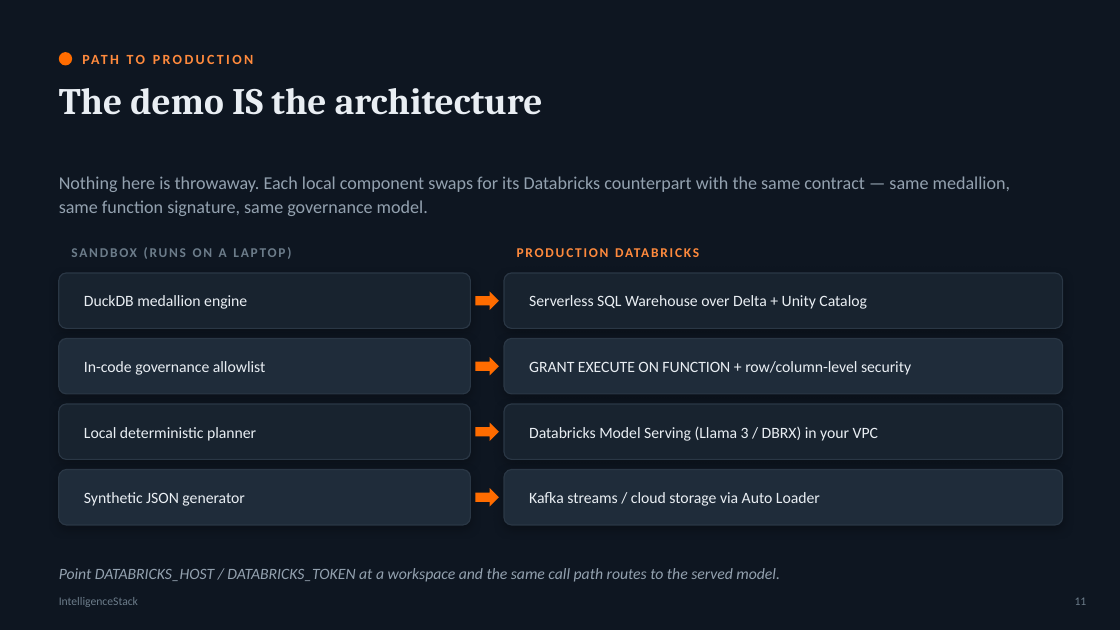
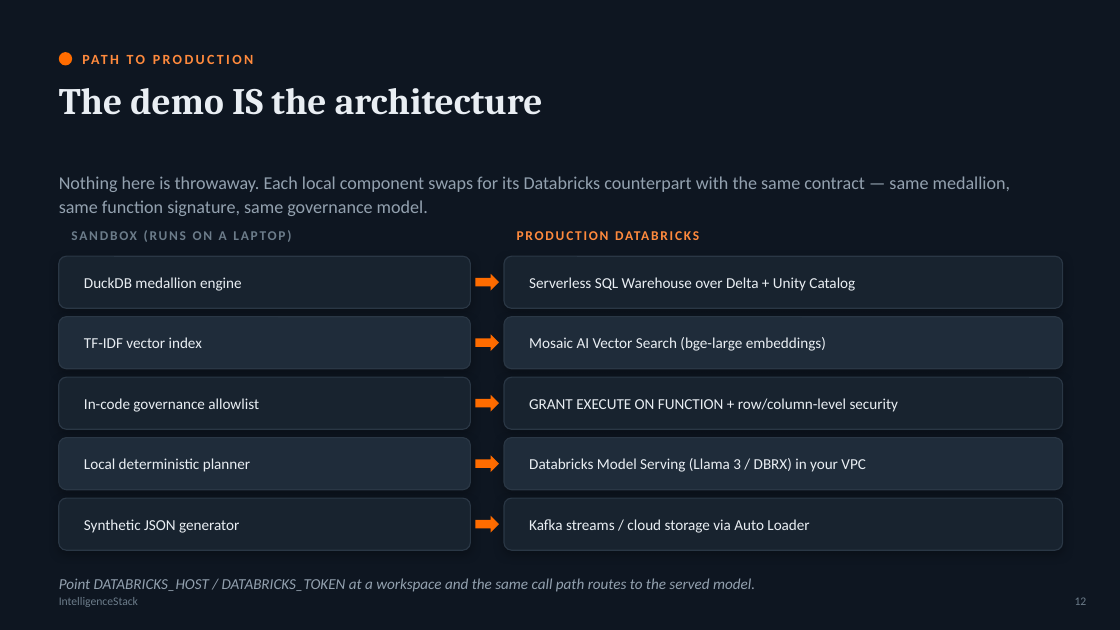
Before and after one commit to atharvvani464/IntelligenceStack, a slide deck: slide 12 of IntelligenceStack_Executive_Deck.pptx (slide 11 before the commit). Drawn at 1120x630 pixels with LibreOffice and Linux fonts; fonts in the diff are those of the drawing. Boxes give left, top, right and bottom in pixels: in the first picture for what was removed or moved away, otherwise in the second. Text is boxed around its words. In the diff, an @@ line names an element or a change of style, - is before the commit and + after.

```diff
--- a/IntelligenceStack_Executive_Deck.pptx
+++ b/IntelligenceStack_Executive_Deck.pptx
@@ text "SANDBOX (RUNS ON A LAPTOP)": place and size @@
-text "SANDBOX (RUNS ON A LAPTOP)" at bbox=[79, 248, 87, 257]
+text "SANDBOX (RUNS ON A LAPTOP)" at bbox=[79, 231, 87, 240]
@@ text "PRODUCTION DATABRICKS": place and size @@
-text "PRODUCTION DATABRICKS" at bbox=[517, 238, 1075, 267]
+text "PRODUCTION DATABRICKS" at bbox=[517, 221, 1075, 250]
@@ rounded rectangle: place and size @@
-rounded rectangle at bbox=[59, 273, 471, 329]
+rounded rectangle at bbox=[59, 256, 471, 308]
@@ text "DuckDB medallion engine": place and size @@
-text "DuckDB medallion engine" at bbox=[84, 295, 247, 309]
+text "DuckDB medallion engine" at bbox=[84, 277, 242, 291]
@@ rounded rectangle: place and size @@
-rounded rectangle at bbox=[504, 273, 1063, 329]
+rounded rectangle at bbox=[504, 256, 1063, 308]
@@ text "Serverless SQL Warehouse over Delta ...": place and size @@
-text "Serverless SQL Warehouse over Delta ..." at bbox=[529, 295, 867, 309]
+text "Serverless SQL Warehouse over Delta ..." at bbox=[529, 277, 855, 291]
@@ 2 rounded rectangles, 1 right arrow: place and size @@
-2 rounded rectangles, 1 right arrow at bbox=[59, 292, 1063, 394]
+2 rounded rectangles, 1 right arrow at bbox=[59, 274, 1063, 369]
@@ text added at bbox=[84, 337, 202, 348], 13 pt, text #E9EEF3 @@
+TF-IDF vector index
@@ right arrow: place and size @@
-right arrow at bbox=[476, 357, 499, 376]
+right arrow at bbox=[476, 334, 499, 351]
@@ text added at bbox=[529, 337, 826, 351], 13 pt, text #E9EEF3 @@
+Mosaic AI Vector Search (bge-large embeddings)
@@ rounded rectangle: place and size @@
-rounded rectangle at bbox=[59, 404, 471, 460]
+rounded rectangle at bbox=[59, 377, 471, 429]
@@ size 13.5 to 13 pt in 9 elements at bbox=[529, 277, 855, 291], bbox=[84, 277, 242, 291], bbox=[59, 578, 755, 592], bbox=[529, 519, 809, 533], bbox=[84, 519, 239, 533], bbox=[529, 458, 866, 472], bbox=[84, 458, 250, 472], bbox=[529, 398, 898, 412], bbox=[84, 398, 259, 412] @@
@@ text "In-code governance allowlist": place and size @@
-text "In-code governance allowlist" at bbox=[84, 361, 266, 375]
+text "In-code governance allowlist" at bbox=[84, 398, 259, 412]
@@ rounded rectangle: place and size @@
-rounded rectangle at bbox=[504, 404, 1063, 460]
+rounded rectangle at bbox=[504, 377, 1063, 429]
@@ text "GRANT EXECUTE ON FUNCTION + ...": place and size @@
-text "GRANT EXECUTE ON FUNCTION + ..." at bbox=[529, 361, 911, 375]
+text "GRANT EXECUTE ON FUNCTION + ..." at bbox=[529, 398, 898, 412]
@@ proportions changed in 8 elements at bbox=[504, 256, 1063, 308], bbox=[59, 256, 471, 308], bbox=[504, 317, 1063, 369], bbox=[59, 317, 471, 369], bbox=[504, 377, 1063, 429], bbox=[59, 377, 471, 429], bbox=[504, 438, 1063, 490], bbox=[59, 438, 471, 490] @@
@@ 2 rounded rectangles, 1 right arrow: place and size @@
-2 rounded rectangles, 1 right arrow at bbox=[59, 423, 1063, 525]
+2 rounded rectangles, 1 right arrow at bbox=[59, 395, 1063, 490]
@@ text "Local deterministic planner": place and size @@
-text "Local deterministic planner" at bbox=[84, 427, 256, 441]
+text "Local deterministic planner" at bbox=[84, 458, 250, 472]
@@ text "Databricks Model Serving (Llama 3 ...": place and size @@
-text "Databricks Model Serving (Llama 3 ..." at bbox=[529, 427, 878, 441]
+text "Databricks Model Serving (Llama 3 ..." at bbox=[529, 458, 866, 472]
@@ right arrow: place and size @@
-right arrow at bbox=[476, 488, 499, 507]
+right arrow at bbox=[476, 455, 499, 472]
@@ rounded rectangle added at bbox=[59, 498, 471, 550], fill #18232F, outline #2A3745 1 pt @@
@@ text "Synthetic JSON generator": place and size @@
-text "Synthetic JSON generator" at bbox=[84, 492, 244, 506]
+text "Synthetic JSON generator" at bbox=[84, 519, 239, 533]
@@ rounded rectangle added at bbox=[504, 498, 1063, 550], fill #18232F, outline #2A3745 1 pt @@
@@ text "Kafka streams / cloud storage ...": place and size @@
-text "Kafka streams / cloud storage ..." at bbox=[529, 492, 820, 506]
+text "Kafka streams / cloud storage ..." at bbox=[529, 519, 809, 533]
@@ right arrow added at bbox=[476, 516, 499, 533], fill #FF6C00 @@
@@ text "Point DATABRICKS_HOST / DATABRICKS_TOKEN at ...": place and size @@
-text "Point DATABRICKS_HOST / DATABRICKS_TOKEN at ..." at bbox=[59, 568, 780, 582]
+text "Point DATABRICKS_HOST / DATABRICKS_TOKEN at ..." at bbox=[59, 578, 755, 592]
```
Also in this commit, not shown: 6 other slides changed, 2 slides added, 1 slide removed, 1 other file.
